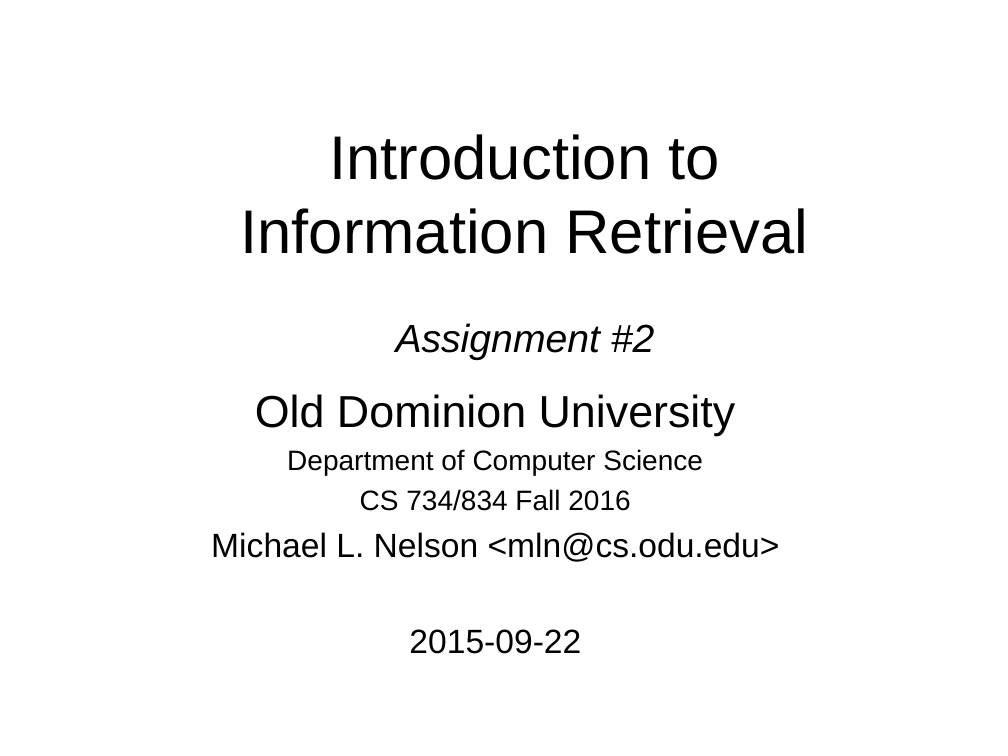
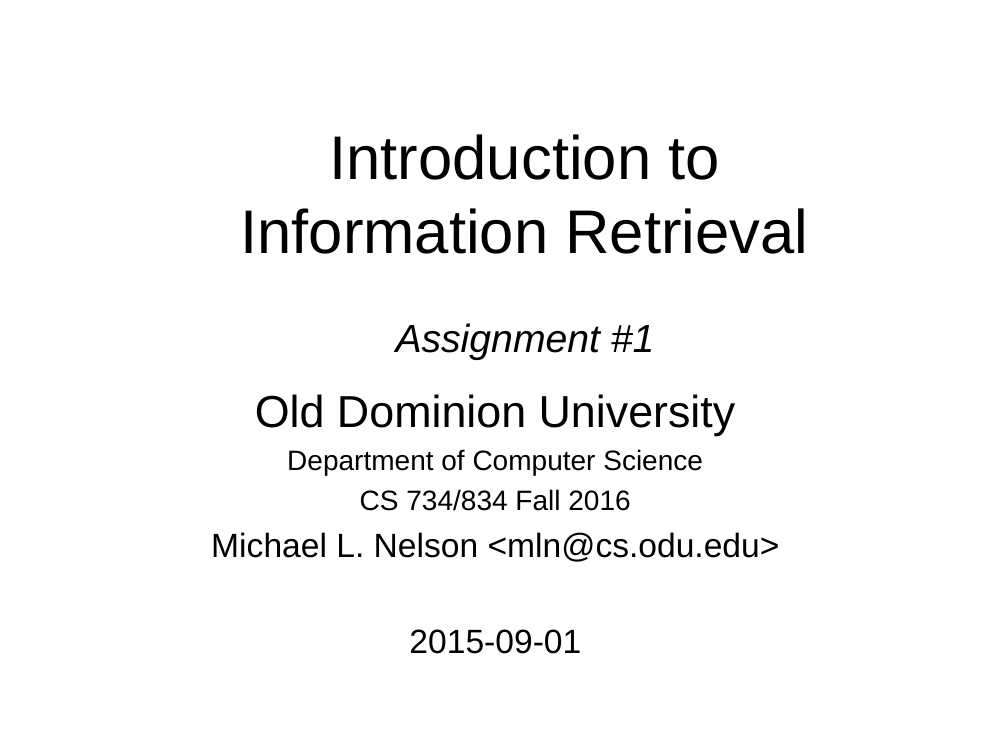
Before and after one commit to phvargas/cs834-f16, a slide deck: slide 1 of assignments/assignment1.ppt. Drawn at 1008x756 pixels with LibreOffice and Linux fonts; fonts in the diff are those of the drawing. Boxes give left, top, right and bottom in pixels: in the first picture for what was removed or moved away, otherwise in the second. Text is boxed around its words. In the diff, an @@ line names an element or a change of style, - is before the commit and + after.

```diff
--- a/assignments/assignment1.ppt
+++ b/assignments/assignment1.ppt
@@ title at <box>241,134,809,360</box>: text changed @@
-Introduction to
-Information Retrieval
-Assignment #2
+Introduction to
+Information Retrieval
+Assignment #1
@@ text at <box>409,629,581,654</box>: text changed @@
-2015-09-22
+2015-09-01
```
Also in this commit, not shown: 1 other slide changed.
